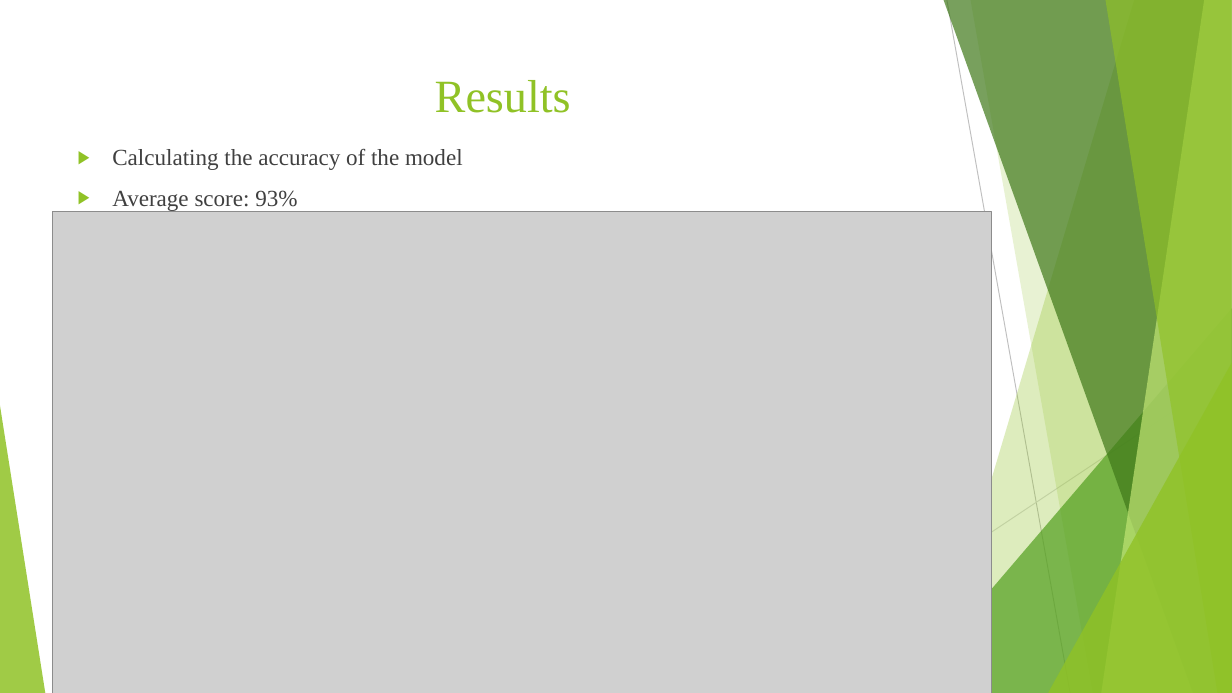
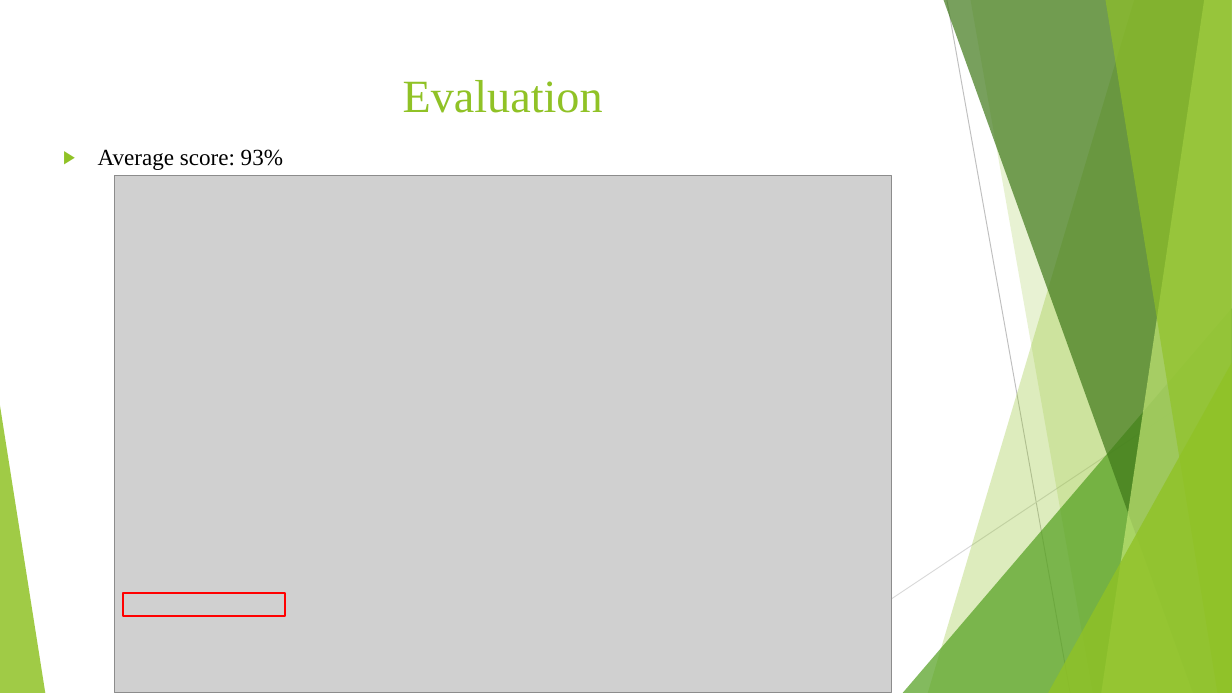
Before and after one commit to aishwaryasoni1991/Question_Type_Classification, a slide deck: slide 47 of Project Deck.pptx (slide 24 before the commit). Drawn at 1232x693 pixels with LibreOffice and Linux fonts; fonts in the diff are those of the drawing; grey boxes stand for pictures. Boxes give left, top, right and bottom in pixels: in the first picture for what was removed or moved away, otherwise in the second. Text is boxed around its words. In the diff, an @@ line names an element or a change of style, - is before the commit and + after.

```diff
--- a/Project Deck.pptx
+++ b/Project Deck.pptx
@@ title at bbox=[403, 80, 603, 113]: text changed @@
-Results
+Evaluation
@@ text "Average score: 93%": place and size @@
-text "Average score: 93%" at bbox=[112, 148, 463, 212]
+text "Average score: 93%" at bbox=[98, 149, 283, 170]
@@ text "Average score: 93%" at bbox=[98, 149, 283, 170]: text colour #404040 to #000000 @@
@@ text at bbox=[112, 148, 463, 170]: paragraph removed @@
-▶ Calculating the accuracy of the model
@@ picture: place and size @@
-picture at bbox=[53, 212, 993, 693]
+picture at bbox=[115, 176, 892, 693]
@@ rectangle added at bbox=[123, 593, 286, 616], outline #FF0000 1.5 pt @@
```
Also in this commit, not shown: 30 other slides changed, 12 slides added, 9 slides removed, 6 other files.
